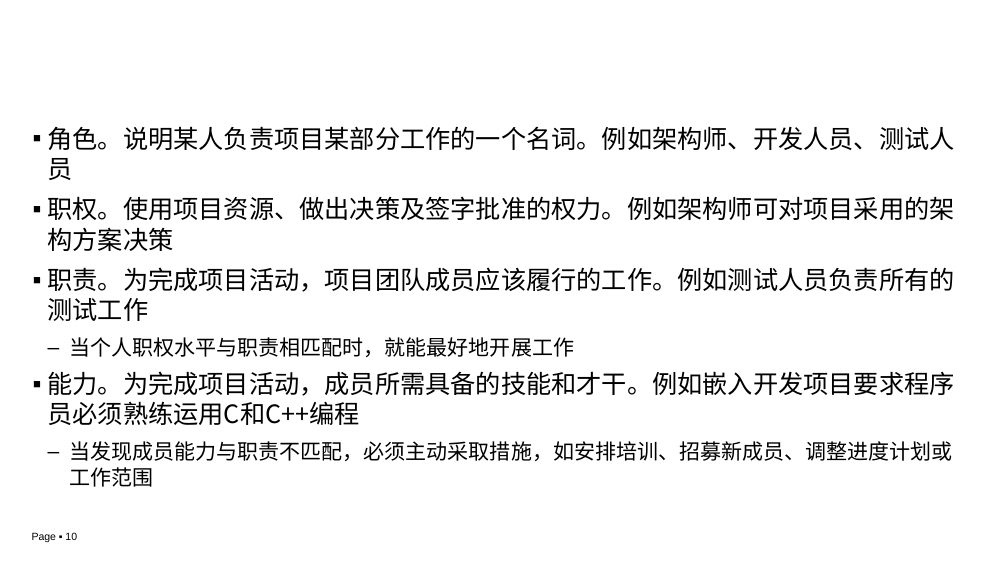
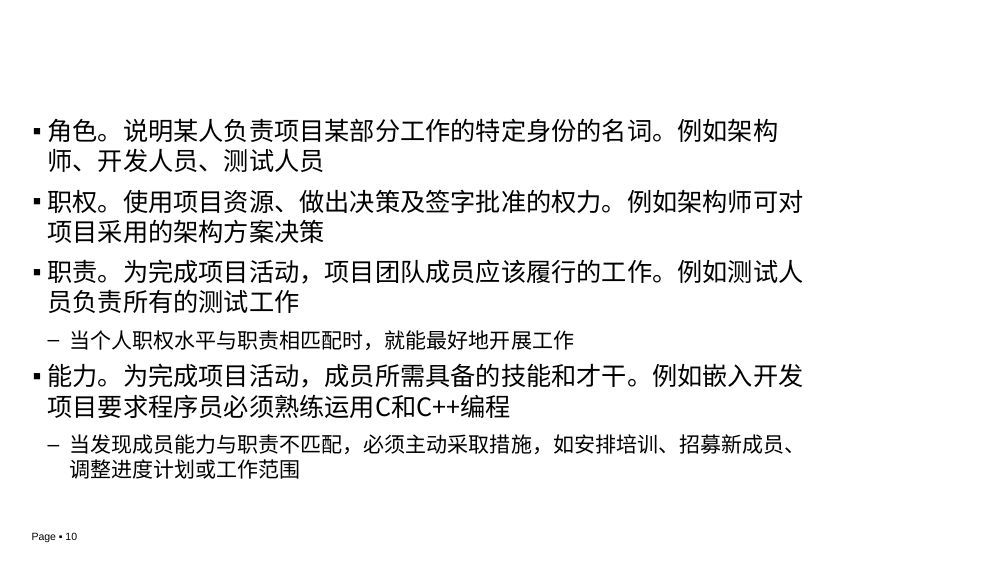
Before and after one commit to edu2act/course-IT-Project-Management, a slide deck: slide 10 of materials/slides/ch03-5.pptx. Drawn at 1008x567 pixels with LibreOffice and Linux fonts; fonts in the diff are those of the drawing; background and template pictures are left out. Boxes give left, top, right and bottom in pixels: in the first picture for what was removed or moved away, otherwise in the second. Text is boxed around its words. In the diff, an @@ line names an element or a change of style, - is before the commit and + after.

```diff
--- a/materials/slides/ch03-5.pptx
+++ b/materials/slides/ch03-5.pptx
@@ text "角色。说明某人负责项目某部分工作的特定身份的名词。例如架构师、开发人员、测试人员": place and size @@
-text "角色。说明某人负责项目某部分工作的特定身份的名词。例如架构师、开发人员、测试人员" at [48,126,955,487]
+text "角色。说明某人负责项目某部分工作的特定身份的名词。例如架构师、开发人员、测试人员" at [48,118,805,479]
@@ text at [48,118,779,172]: text changed @@
-▪ 角色。说明某人负责项目某部分工作的一个名词。例如架构师、开发人员、测试人员
+▪ 角色。说明某人负责项目某部分工作的特定身份的名词。例如架构师、开发人员、测试人员
```
Also in this commit, not shown: 4 other slides changed, 11 other files.
